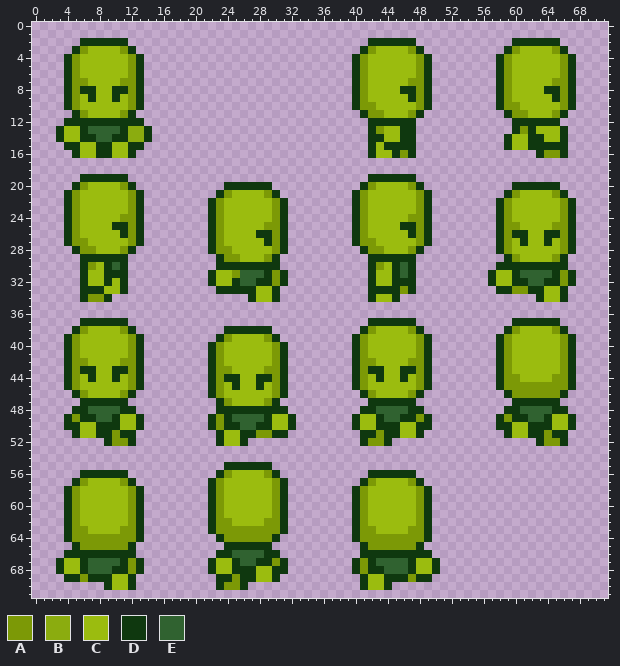
Edited in one commit: sprite sheet (res/entity.png). Above: the version before the commit.
The file is 72x72 pixels. The old version is drawn lined up with the new one.
Palette (. is transparent): A #7c9906  B #8bac0f  C #9bbc0f  D #0f380f  E #306230
Pixels before (only the part around the change), first column x 0:
 0 ..................................................................
 1 ..................................................................
 2 ......DDDDDD..............................DDDDDD............DDDDDD
 3 .....DACCCCAD............................DACCCCAD..........DACCCCA
 4 ....DACCCCCCAD..........................DACCCCCCAD........DACCCCCC
 5 ....DACCCCCCAD..........................DACCCCCCAD........DACCCCCC
 6 ....DACCCCCCAD..........................DACCCCCCAD........DACCCCCC
 7 ....DAACCCCAAD..........................DACCCCCAAD........DACCCCCA
 8 ....DADDCCDDAD..........................DACCCCDDAD........DACCCCDD
 9 ....DACDCCDCAD..........................DACCCCCDAD........DACCCCCD
10 ....DACCCCCCAD..........................DAACCCCCAD........DAACCCCC
11 .....DACCCCAD............................DAACCCAD..........DAACCCA
12 ....DDDDDDDDDD............................DDDDDD............DDDDDD
13 ...DCCDEEEEDBBD...........................DACCDD............DADCCC
14 ...DCCDDEEDDBBD...........................DDCCDD...........DCCDDCC
15 ....DDCCDDCCDD............................DCDDDD...........DCCDDDD
16 .....DCCDDCCD.............................DCCDAD...............DAA
17 ..................................................................
18 ..................................................................
19 ......DDDDDD..............................DDDDDD..................
20 .....DACCCCAD...........DDDDDD...........DACCCCAD...........DDDDDD
21 ....DACCCCCCAD.........DACCCCAD.........DACCCCCCAD.........DACCCCA
22 ....DACCCCCCAD........DACCCCCCAD........DACCCCCCAD........DACCCCCC
23 ....DACCCCCCAD........DACCCCCCAD........DACCCCCCAD........DACCCCCC
24 ....DACCCCCAAD........DACCCCCCAD........DACCCCCAAD........DACCCCCC
25 ....DACCCCDDAD........DACCCCCAAD........DACCCCDDAD........DAACCCCA
26 ....DACCCCCDAD........DACCCCDDAD........DACCCCCDAD........DADDCCDD
27 ....DAACCCCCAD........DACCCCCDAD........DAACCCCCAD........DACDCCDC
28 .....DAACCCAD.........DAACCCCCAD.........DAACCCAD.........DACCCCCC
29 ......DDDDDD...........DAACCCAD...........DDDDDD...........DACCCCA
30 ......DACDED...........DDDDDDDD...........DACDED..........DDDDDDDD
31 ......DCCDDD..........DCCAEEEDAD..........DCCDED.........DCCDEEEED
32 ......DCCDCD..........DCCDEEDDAD..........DCCDDD.........DCCDDEEDD
33 ......DDDCCD...........DDDDDCCD...........DDDDAD..........DDAADDCC
34 ......DAAD.................DCCD...........DCCD.................DCC
35 ..................................................................
The result:
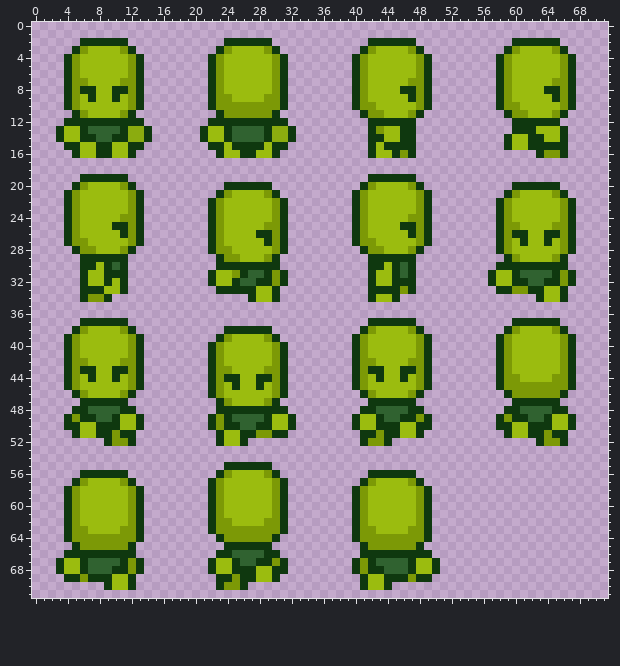
From old to new:
{"change": "drawings rearranged on the sheet (the old picture shows each at its new place)"}
{"y":2,"x":24,"old":"......","new":"DDDDDD"}
{"y":3,"x":23,"old":"........","new":"DACCCCAD"}
{"y":4,"x":22,"old":"..........","new":"DACCCCCCAD"}
{"y":5,"x":22,"old":"..........","new":"DACCCCCCAD"}
{"y":6,"x":22,"old":"..........","new":"DACCCCCCAD"}
{"y":7,"x":22,"old":"..........","new":"DACCCCCCAD"}
{"y":8,"x":22,"old":"..........","new":"DACCCCCCAD"}
{"y":9,"x":22,"old":"..........","new":"DAACCCCAAD"}
{"y":10,"x":22,"old":"..........","new":"DAAAAAAAAD"}
{"y":11,"x":23,"old":"........","new":"DAAAAAAD"}
{"y":12,"x":22,"old":"..........","new":"DDDDDDDDDD"}
{"y":13,"x":21,"old":"............","new":"DCCDEEEEDBBD"}
{"y":13,"x":61,"old":"A","new":"D"}
{"y":14,"x":21,"old":"............","new":"DCCDEEEEDBBD"}
{"y":15,"x":22,"old":"..........","new":"DDCDDDDCDD"}
{"y":16,"x":23,"old":"........","new":"DCCDDCCD"}
{"y":30,"x":7,"old":"A","new":"D"}
{"y":30,"x":43,"old":"A","new":"D"}
{"y":31,"x":26,"old":"E","new":"D"}
